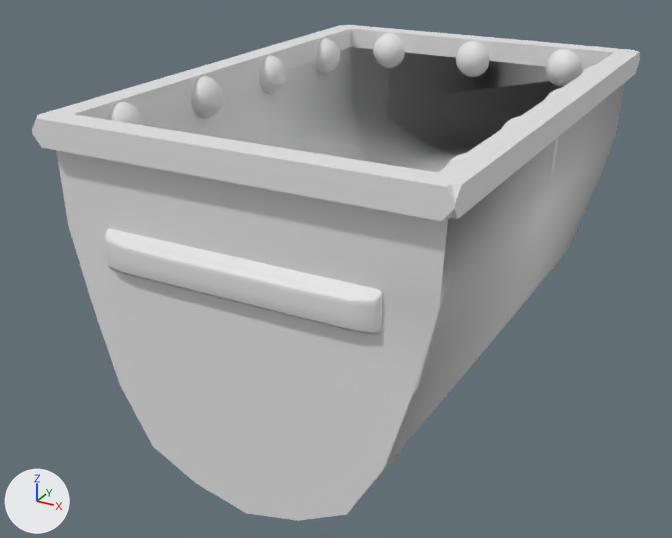
Renders of the COLLADA model oldgoldmine-game/Assets/Models/Cart/TankCart/cart_tank.dae from each side of a commit.
Rendered twice from a 50 mm camera at (2.81, -5.76, 3.17) aimed at (-0.23, -0.22, 0.4). The lights are fixed; the arrows at lower left show +X, +Y and +Z. Materials are left out; every surface is plain grey.

The scene before the commit, as lines of its bpy script (objects in view):
```python
me_body_005 = bpy.data.meshes.new('Body.005')
me_body_005.from_pydata(...)  # 1564 vertices, 2814 faces; spans x -1.22..1.22, y -0.94..0.71, z -1.54..1.54
me_body_005.materials.append(mat_material)
ob_body_001 = bpy.data.objects.new('Body_001', me_body_005)
ob_body_001.location = (0.0, 0.0, 0.75)
ob_body_001.rotation_euler = (1.571, 0.0, 0.0)  # degrees (90, 0, 0)
ob_body_001.scale = (1.1, 1.47, 1.25)
```
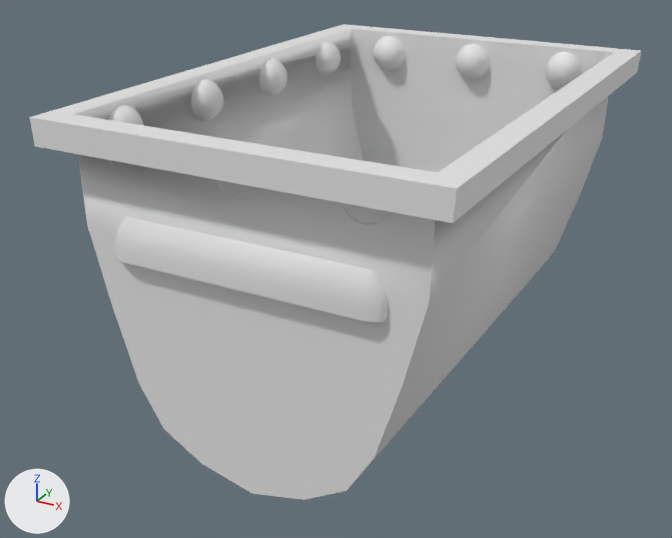
Location of each change, (x1, y1, x2, y2) in pixels of the pictures (672 x 538 px; the box of a moved part takes in the faces that stretch with it):
'Body_001', reshaped, turned, rescaled: before (32, 25, 640, 521); after (29, 24, 641, 500)
part 1 of me_body_005, moved or reshaped: before (546, 50, 582, 87); after (109, 160, 145, 179)
part 2 of me_body_005, moved or reshaped (not visible before): after (373, 36, 405, 70)
part 3 of me_body_005, moved or reshaped: before (456, 41, 489, 77); after (217, 180, 259, 200)
part 4 of me_body_005, moved or reshaped (not visible before): after (456, 44, 489, 79)
part 5 of me_body_005, moved or reshaped: before (373, 34, 405, 68); after (341, 203, 388, 224)
part 6 of me_body_005, moved or reshaped (not visible before): after (545, 52, 581, 89)
part 7 of me_body_005, moved or reshaped: before (581, 65, 595, 75); after (108, 105, 144, 126)
part 8 of me_body_005, moved or reshaped (not visible afterwards): before (316, 38, 341, 74)
part 9 of me_body_005, moved or reshaped: before (545, 88, 561, 99); after (191, 79, 224, 121)
part 10 of me_body_005, moved or reshaped (not visible afterwards): before (191, 76, 223, 119)
part 11 of me_body_005, moved or reshaped: before (446, 153, 466, 167); after (316, 41, 341, 76)
part 12 of me_body_005, moved or reshaped (not visible afterwards): before (107, 102, 144, 126)
part 13 of me_body_005, rebuilt: before (32, 25, 640, 521); after (29, 24, 641, 500)
part 14 of me_body_005, added: after (115, 216, 387, 322)
part 15 of me_body_005, deleted: before (105, 229, 383, 335)

The edits, one by one:
me_body_005 is used by ob_body_001; location (0.0, 0.0, 0.75); rotation (1.571, 0.0, 0.0), in degrees (90, 0, 0); scale (1.1, 1.47, 1.25).
me_body_005 had 1564 vertices, 2814 faces and spanned x -1.22..1.22, y -0.94..0.71, z -1.54..1.54.
me_body_005 now has 1244 vertices, 2086 faces and spans x -1.34..1.34, y -1.28..1.04, z -1.93..1.93.
me_body_005 part 1: the loose piece of 79 vertices spanning x 0.57..0.85, y 0.49..0.7, z -1.41..-1.29 is scaled about its middle by (-1.1, 1.47, 1.25), then moved by (0.07, 0.26, -0.34).
me_body_005 part 2: the loose piece of 79 vertices spanning x 0.57..0.85, y 0.49..0.7, z 1.29..1.41 is scaled about its middle by (-1.1, 1.47, 1.25), then moved by (0.07, 0.26, 0.34).
me_body_005 part 3: the loose piece of 79 vertices spanning x -0.13..0.14, y 0.49..0.7, z -1.41..-1.29 is scaled about its middle by (-1.1, 1.47, 1.25), then moved by (0.0, 0.26, -0.34).
me_body_005 part 4: the loose piece of 79 vertices spanning x -0.13..0.14, y 0.49..0.7, z 1.29..1.41 is scaled about its middle by (-1.1, 1.47, 1.25), then moved by (0.0, 0.26, 0.34).
me_body_005 part 5: the loose piece of 79 vertices spanning x -0.84..-0.57, y 0.49..0.7, z -1.41..-1.29 is scaled about its middle by (-1.1, 1.47, 1.25), then moved by (-0.07, 0.26, -0.34).
me_body_005 part 6: the loose piece of 79 vertices spanning x -0.84..-0.57, y 0.49..0.7, z 1.29..1.41 is scaled about its middle by (-1.1, 1.47, 1.25), then moved by (-0.07, 0.26, 0.34).
me_body_005 part 7: the loose piece of 79 vertices spanning x 0.93..1.07, y 0.49..0.7, z -1.13..-0.89 is scaled about its middle by (1.1, 1.47, -1.25), then moved by (0.1, 0.26, -0.33).
me_body_005 part 8: the loose piece of 79 vertices spanning x -1.07..-0.93, y 0.49..0.7, z -1.13..-0.89 is scaled about its middle by (1.1, 1.47, -1.25), then moved by (-0.1, 0.26, -0.33).
me_body_005 part 9: the loose piece of 79 vertices spanning x 0.93..1.07, y 0.49..0.7, z -0.44..-0.2 is scaled about its middle by (1.1, 1.47, -1.25), then moved by (0.1, 0.26, -0.15).
me_body_005 part 10: the loose piece of 79 vertices spanning x -1.07..-0.93, y 0.49..0.7, z 0.26..0.5 is scaled about its middle by (1.1, 1.47, -1.25), then moved by (-0.1, 0.26, 0.02).
me_body_005 part 11: the loose piece of 79 vertices spanning x 0.93..1.07, y 0.49..0.7, z 0.95..1.19 is scaled about its middle by (1.1, 1.47, -1.25), then moved by (0.1, 0.26, 0.2).
me_body_005 part 12: the loose piece of 79 vertices spanning x -1.07..-0.93, y 0.49..0.7, z 0.95..1.19 is scaled about its middle by (1.1, 1.47, -1.25), then moved by (-0.1, 0.26, 0.2).
me_body_005 part 13: the loose piece of 118 vertices spanning x -1.22..1.22, y -0.94..0.71, z -1.54..1.54 is rebuilt with 38 vertices and now spans x -1.34..1.34, y -1.28..1.04, z -1.93..1.93.
me_body_005 part 14: a new loose piece of 50 vertices spanning x -0.92..0.92, y 0.19..0.46, z -1.83..-1.75.
me_body_005 part 15: the loose piece of 170 vertices spanning x -0.84..0.84, y 0.1..0.27, z 1.45..1.52 is deleted.
Object 'Body_001' (ob_body_001) is rescaled from (1.1, 1.47, 1.25) to (1.0, 1.0, 1.0).
Object 'Body_001' (ob_body_001) turns from (90, 0, 0) to (90, 0, -180) degrees about x, y and z.
